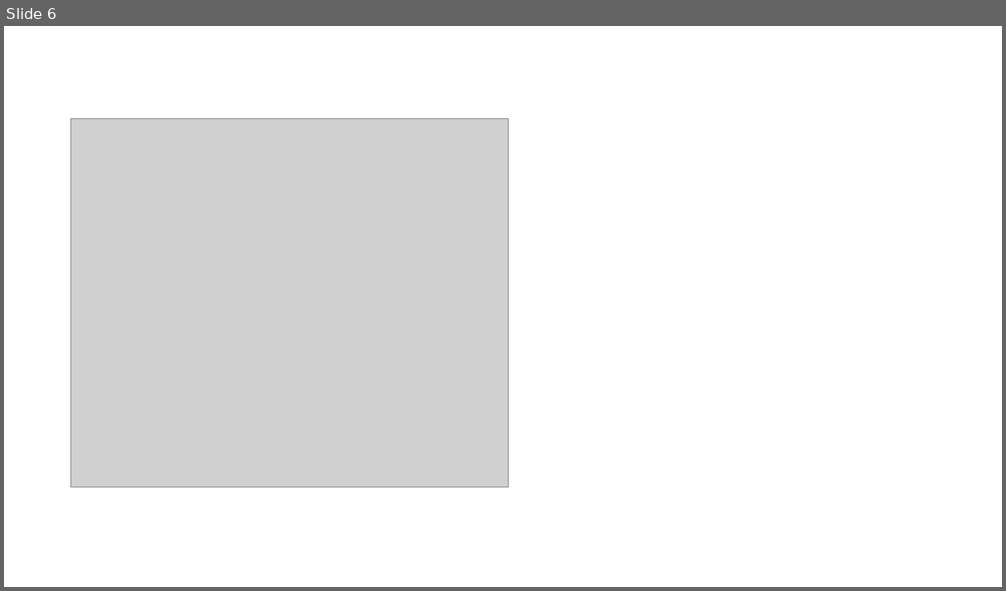
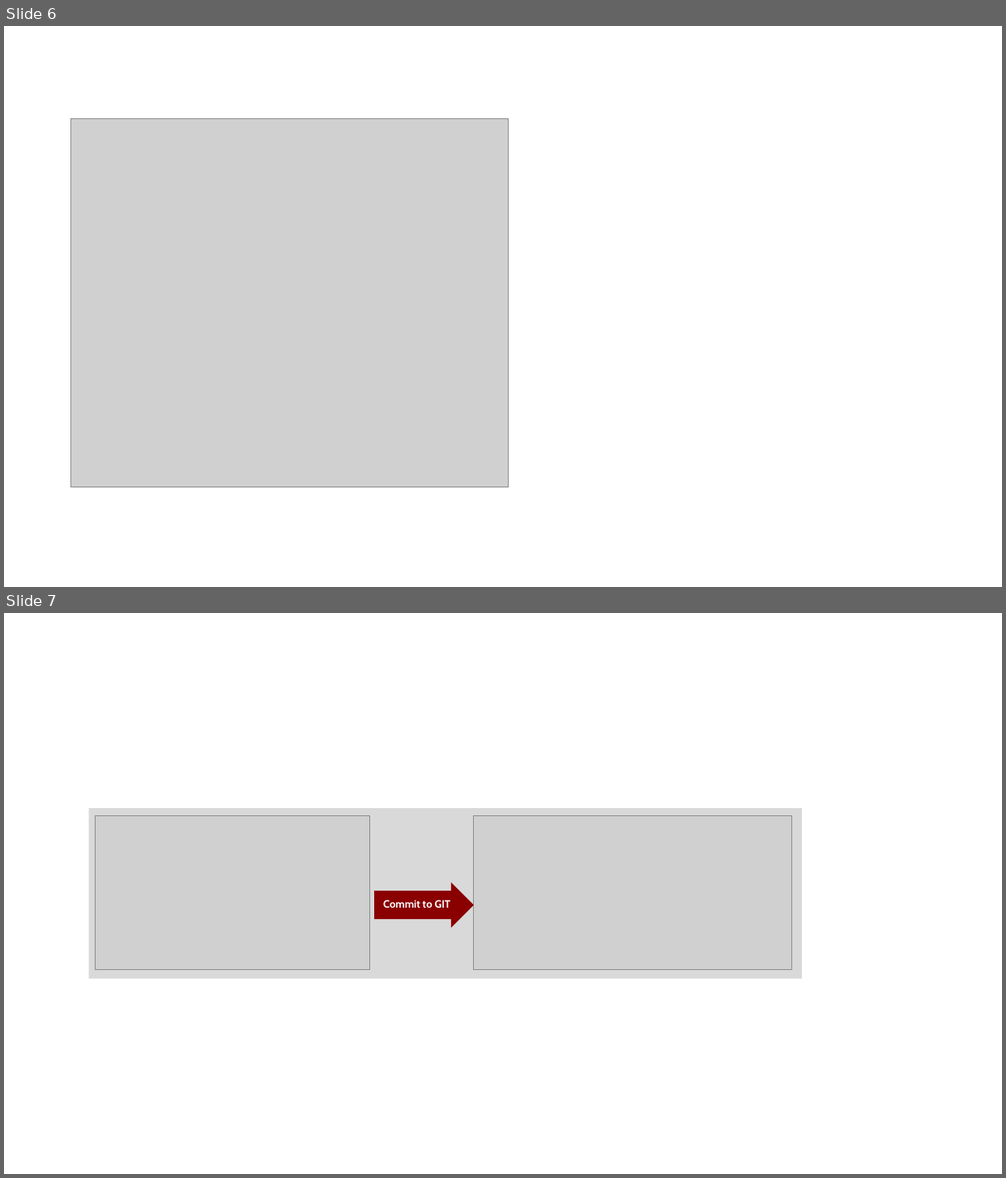
Before and after one commit to FabricDevCamp/fabric-cicd-whitepaper, a slide deck: Part 1 - Overview of Fabric CICD.pptx. Shown one above the other, each under a label of ours: slide 6 before the commit, slides 6 and 7 after it. The pictures are 1006x591 and 1006x1178 pixels, drawn with LibreOffice and Linux fonts; fonts in the diff are those of the drawing; grey boxes stand for pictures. Boxes give left, top, right and bottom in pixels: in the first picture for what was removed or moved away, otherwise in the second. Text is boxed around its words. In the diff, an @@ line names an element or a change of style, - is before the commit and + after.

```diff
--- a/Part 1 - Overview of Fabric CICD.pptx
+++ b/Part 1 - Overview of Fabric CICD.pptx
@@ slide 7 added at [4,613,1002,1174], background #FFFFFF @@
@@ group added at [89,808,803,978]: 2 pictures, 1 rectangle, 1 right arrow @@
+Commit to GIT
```
Also in this commit, not shown: 8 slides changed, 6 other slides added, 4 slides removed, 1 other file.
